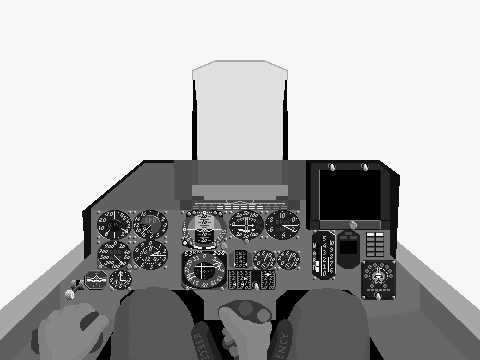
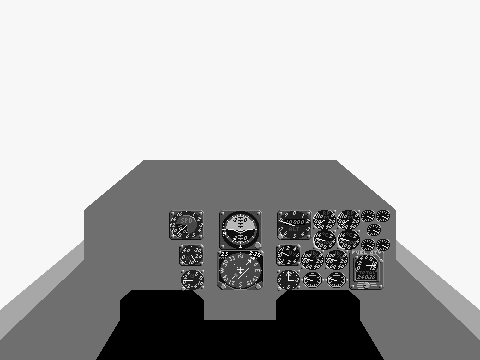
Two versions of the same layered image (480 × 360). Layer-by-layer changes:
hid "Hands" over [31, 303, 272, 360]
hid "Stick" over [218, 300, 272, 360]
hid "EjectTrigger" over [191, 319, 293, 360]
hid "Legs" over [110, 286, 370, 360]
hid "Su27_Hood" over [1, 160, 479, 340]
hid "Su27_Frgr" over [65, 164, 388, 300]
hid "Su27_Bkgr" over [71, 60, 396, 300]
hid "Su27_Frame" over [0, 160, 480, 360]
added layer "F15_Frgr" above "F15_Bkgr" over [176, 215, 388, 281]
added layer "F15_Bkgr" above "F15_Frame" over [169, 210, 390, 291]
added layer "F15_Frame" above "Frame" over [0, 160, 480, 360]
showed "Frame" over [0, 160, 480, 360]
